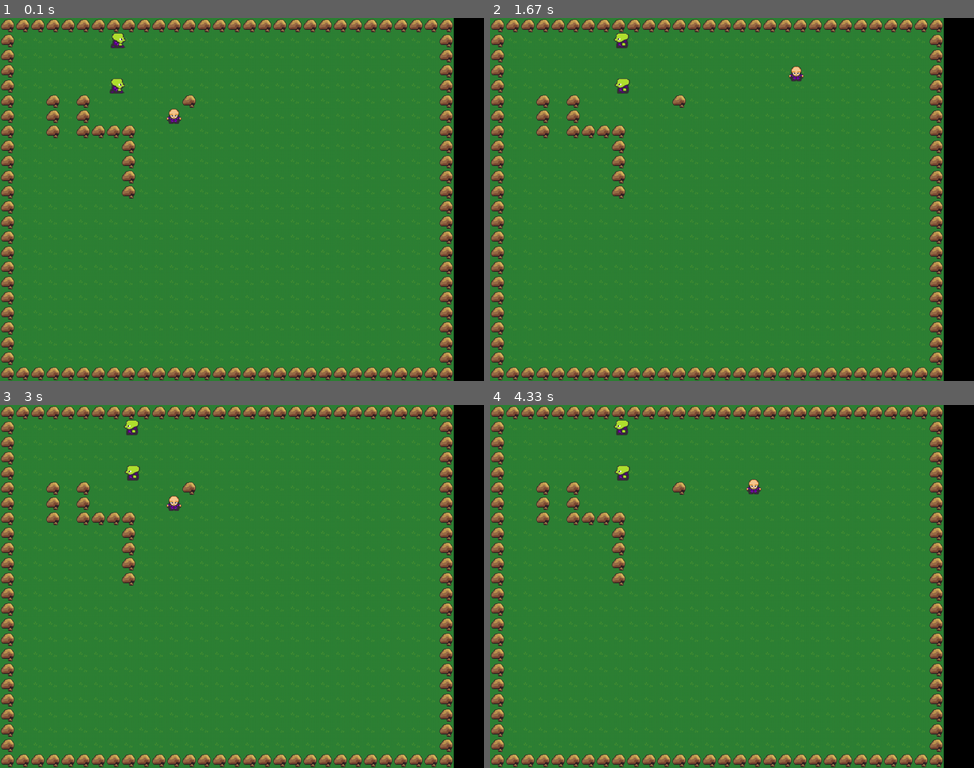
Above: before the commit, frames 1-4 (two rows, left to right).
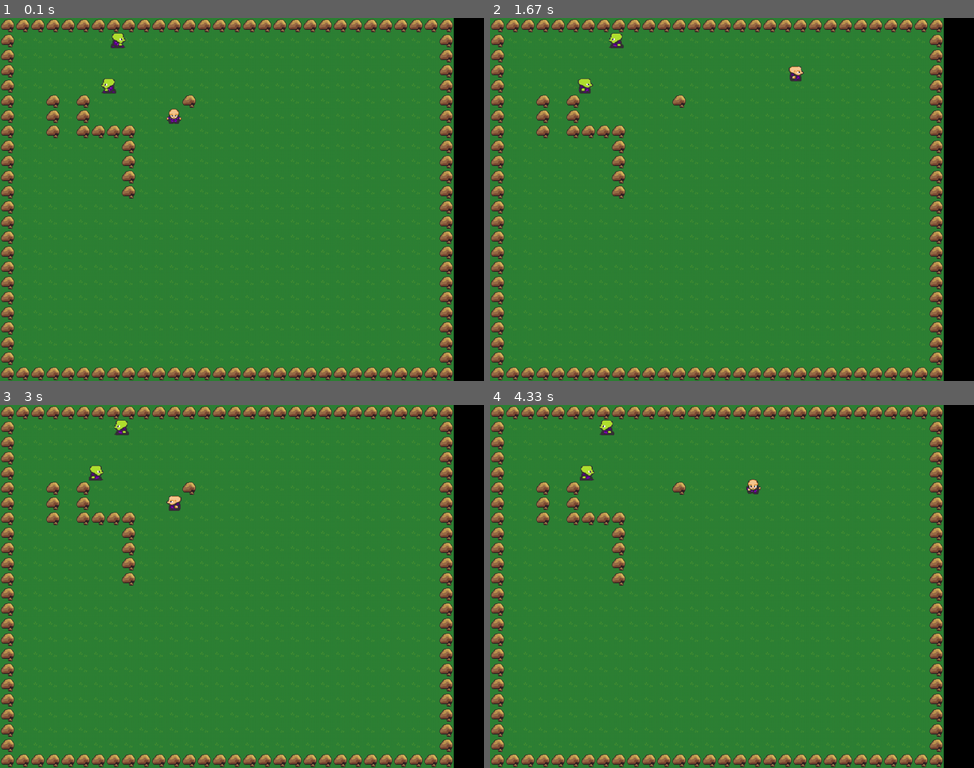
Above: after the commit, the same moments.

Repository: rzykie/pygame-rpg-practice
Game: pygame game, started from main.py
Same seed, same stepped clock (60 frames per second), same inputs: the game is played once before the commit and once after it.
Inputs:
- Up to frame 1 (0.1 s): no input
- Up to frame 2 (1.67 s): hold Right 0.33-0.8 s; hold Up 0.83-1.13 s; hold Right 1.17-1.63 s
- Up to frame 3 (3 s): hold Left 1.67-2.2 s; hold Down 2.23-2.53 s; hold Left 2.57-2.97 s
- Up to frame 4 (4.33 s): hold Up 3-3.37 s; hold Right 3.4-4.03 s; hold Down from 4.07 s (still down)

The runs differ from the first frame. In frame 1, 0.2% of the frame differs, in the area x 20-26%, y 16-21%; in frame 2, 0.4%; in frame 3, 0.5%; in frame 4, 0.5%, in the area x 18-57%, y 4-25%.

Commit message:
fix animation loop of player and max travel of enemy

Diff:
--- a/sprites.py
+++ b/sprites.py
@@ -32,6 +32,7 @@
         self.y_change = 0
 
         self.facing = 'down'
+        self.animation_loop = 0
 
         self.image = self.game.character_spritesheet.get_sprite(3, 2, self.width, self.height)
 
@@ -41,6 +42,7 @@
 
     def update(self):
         self.movement()
+        self.animate()
 
         self.rect.x += self.x_change
         self.collide_blocks("x")
@@ -189,7 +191,7 @@
             self.x_change -= ENEMY_SPEED
             self.movement_loop -= 1
 
-            if self.movement_loop <= self.max_travel:
+            if self.movement_loop <= -self.max_travel:
                 self.facing = 'right'
 
         if self.facing == 'right':
